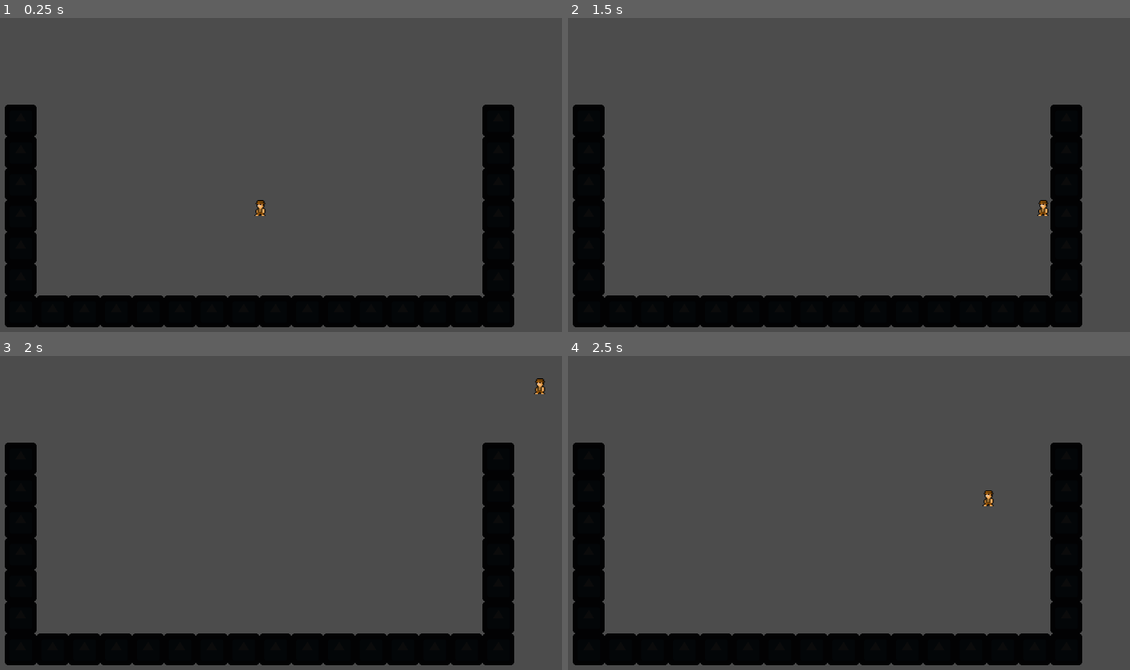
Above: before the commit, frames 1-4 (two rows, left to right).
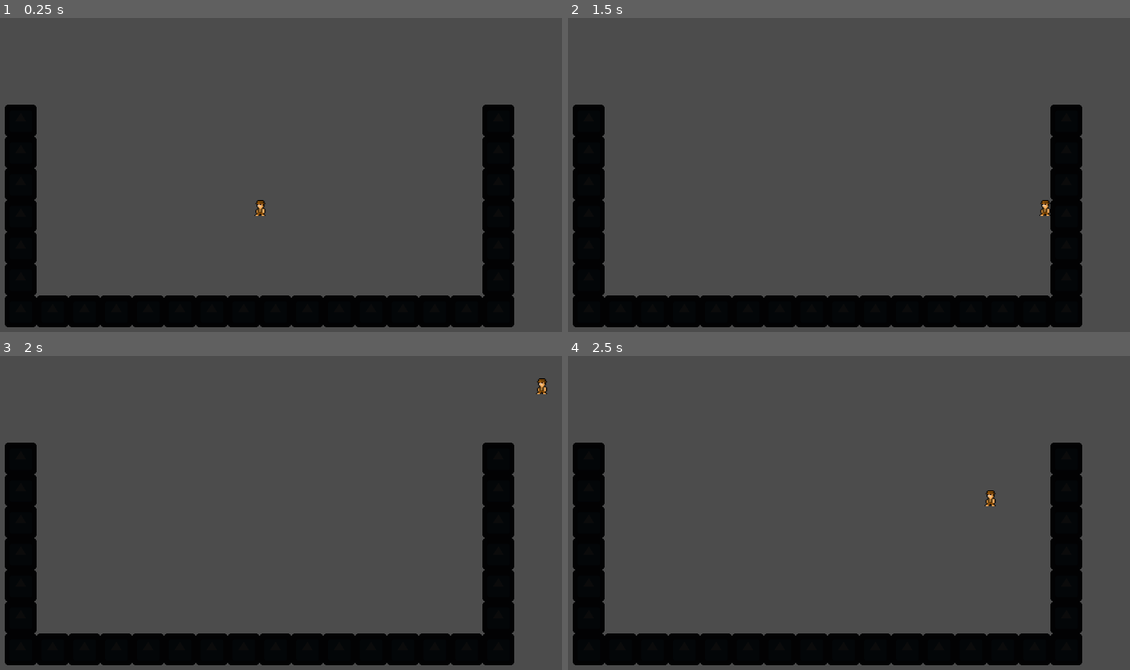
Above: after the commit, the same moments.

Repository: DayvanRider/HALT-Game-Jam-2018-August
Game: Godot game, scene res://level.tscn
The game is run twice, just before and just after one commit, with the same random seed, the same clock (stepped at 60 frames per second) and the same inputs. The engine's default icon, where the game draws it, is replaced by a stand-in: a white triangle on a blue panel in a dark square.
Inputs:
- Up to frame 1 (0.25 s): no input
- Up to frame 2 (1.5 s): hold Right (ui_right) from 0.53 s (still down); tap Up (ui_up) at 0.77 s
- Up to frame 3 (2 s): keep holding Right (ui_right); tap Up (ui_up) at 1.52 s
- Up to frame 4 (2.5 s): tap Enter at 2 s; release Right (ui_right) at 2.03 s; hold Left (ui_left) from 2.03 s (still down)

Frame 1 is identical in both runs. In frame 2, less than 0.1% of the frame differs, in the area x 83-86%, y 57-64%; in frame 3, less than 0.1%, in the area x 95-98%, y 7-13%; in frame 4, less than 0.1%.

Commit message:
Updated collision frame jesus

Diff:
--- a/JSUS/Gameplay/Playercharacter.tscn
+++ b/JSUS/Gameplay/Playercharacter.tscn
@@ -6,7 +6,7 @@
 [sub_resource type="RectangleShape2D" id=1]
 
 custom_solver_bias = 0.0
-extents = Vector2( 10, 10 )
+extents = Vector2( 28.1672, 31.8726 )
 
 [node name="KinematicBody2D" type="KinematicBody2D" index="0"]
 
@@ -28,6 +28,6 @@
 
 [node name="CollisionShape2D" type="CollisionShape2D" parent="." index="1"]
 
-position = Vector2( -5.72205e-06, -2.86102e-06 )
-scale = Vector2( 3.2, 3.2 )
+position = Vector2( 3.33139, -7.62939e-06 )
+scale = Vector2( 0.728571, 1 )
 shape = SubResource( 1 )
